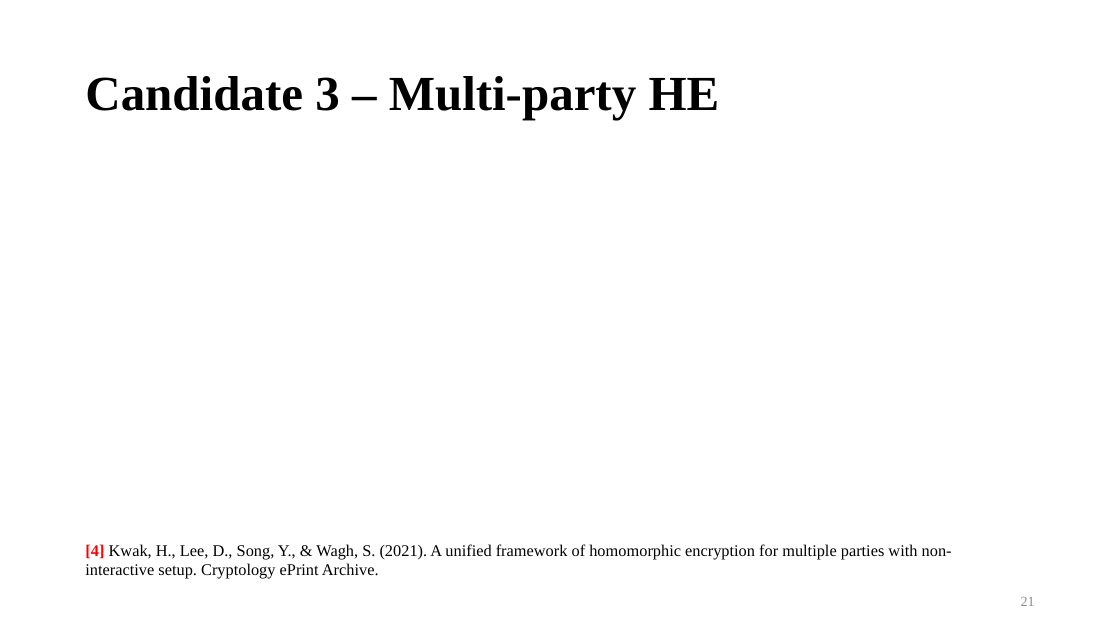
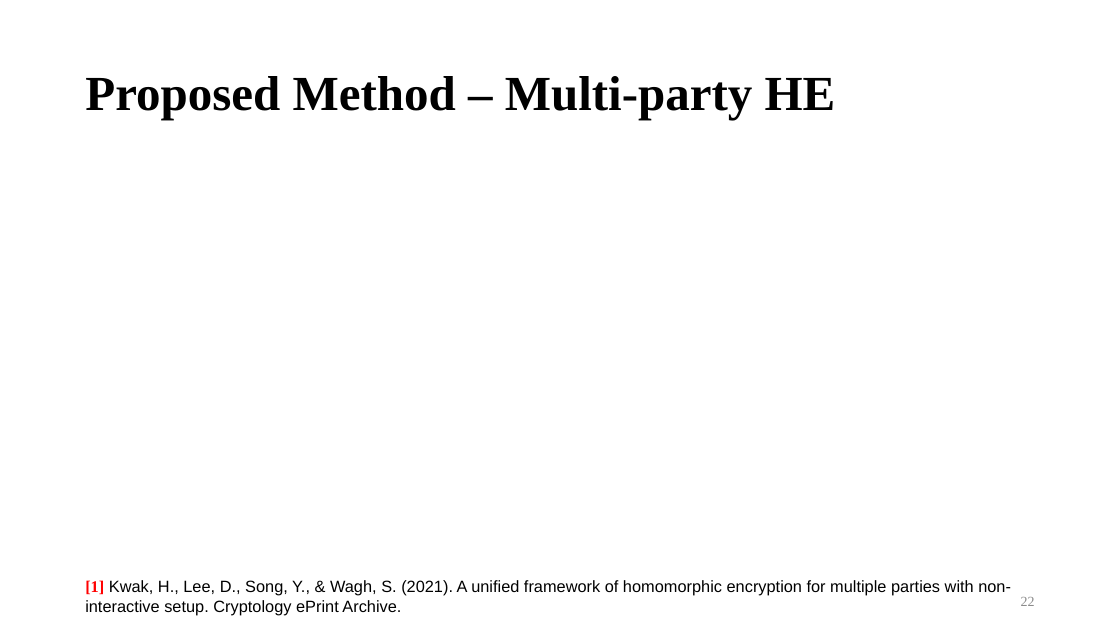
Before and after one commit to bernie6401/NTU_CNS, a slide deck: slide 22 of Final Project/Final Project.pptx (slide 21 before the commit). Drawn at 1120x630 pixels with LibreOffice and Linux fonts; fonts in the diff are those of the drawing; grey boxes stand for pictures; background and template pictures are left out. Boxes give left, top, right and bottom in pixels: in the first picture for what was removed or moved away, otherwise in the second. Text is boxed around its words. In the diff, an @@ line names an element or a change of style, - is before the commit and + after.

```diff
--- a/Final Project/Final Project.pptx
+++ b/Final Project/Final Project.pptx
@@ title at [85,76,836,120]: text changed @@
-Candidate 3 – Multi-party HE
+Proposed Method – Multi-party HE
@@ text at [85,580,1011,616]: text changed; font Times New Roman to Arial @@
-[4] Kwak, H., Lee, D., Song, Y., & Wagh, S. (2021). A unified framework of homomorphic encryption for multiple parties with non-interactive setup. Cryptology ePrint Archive.
+[1] Kwak, H., Lee, D., Song, Y., & Wagh, S. (2021). A unified framework of homomorphic encryption for multiple parties with non-interactive setup. Cryptology ePrint Archive.
@@ page number at [1021,597,1035,606]: text changed @@
-21
+22
```
Also in this commit, not shown: 8 other slides changed, 6 slides added, 6 slides removed, 1 other file.
